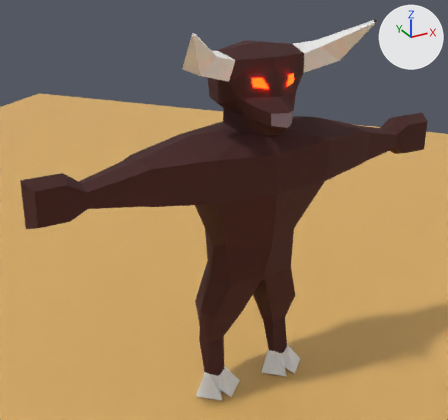
One commit to the FBX model Assets/Models/minotaur.fbx: the scene before it, then after it.
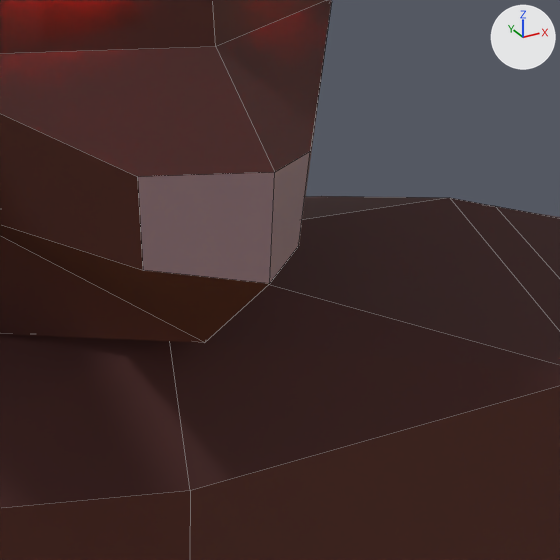
The first picture shows the older version from a camera (50 mm lens) standing at (-1.969, -3.185, 2.985) and looking at (-0.171, 0.084, 1.351). The close-ups show both versions on the part from 56% to 73% of the width and 22% to 39% of the height of that picture. Lighting does not change. The marker at upper right points along +X, +Y and +Z. The close-ups show mesh edges as thin lines. Where no turn or scale is listed for an object, it has been applied to the vertices.

In view in the first close-up: 'Minotaur object'.
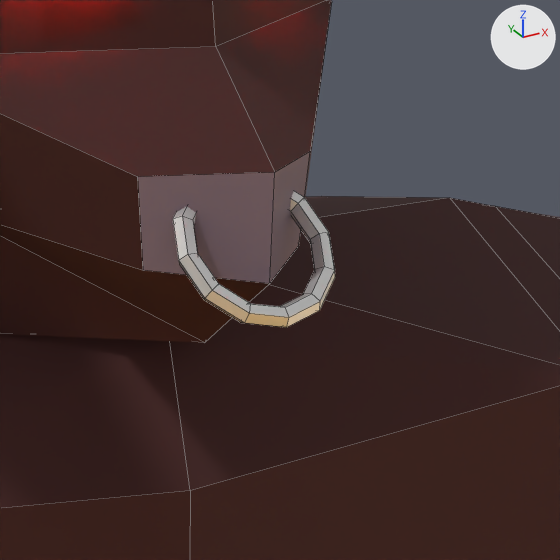
Changed parts and their boxes (x1, y1, x2, y2) in the close-ups (560 x 560 px):
part 1 of me_minotaur_mesh, added: after (173, 191, 335, 327)

The edits, one by one:
Material 'Minotaur nose ring' (mat_minotaur_nose_ring) is new.
Its base color is (0.8, 0.8, 0.8) (white #e7e7e7).
Its metallic is 1.0.
me_minotaur_mesh is used by ob_minotaur_object; location (-0.0036, -0.231, 2.2364).
me_minotaur_mesh had 245 vertices, 238 faces and spanned x -1.44..1.44, y -0.13..0.54, z -2.23..0.32.
me_minotaur_mesh now has 317 vertices, 310 faces and spans x -1.44..1.44, y -0.16..0.54, z -2.23..0.32.
me_minotaur_mesh part 1: a new loose piece of 72 vertices spanning x -0.07..0.07, y -0.16..-0.06, z -0.27..-0.17, in mat_minotaur_nose_ring (white #e7e7e7).
me_minotaur_mesh now uses material mat_minotaur_nose_ring (white #e7e7e7).
